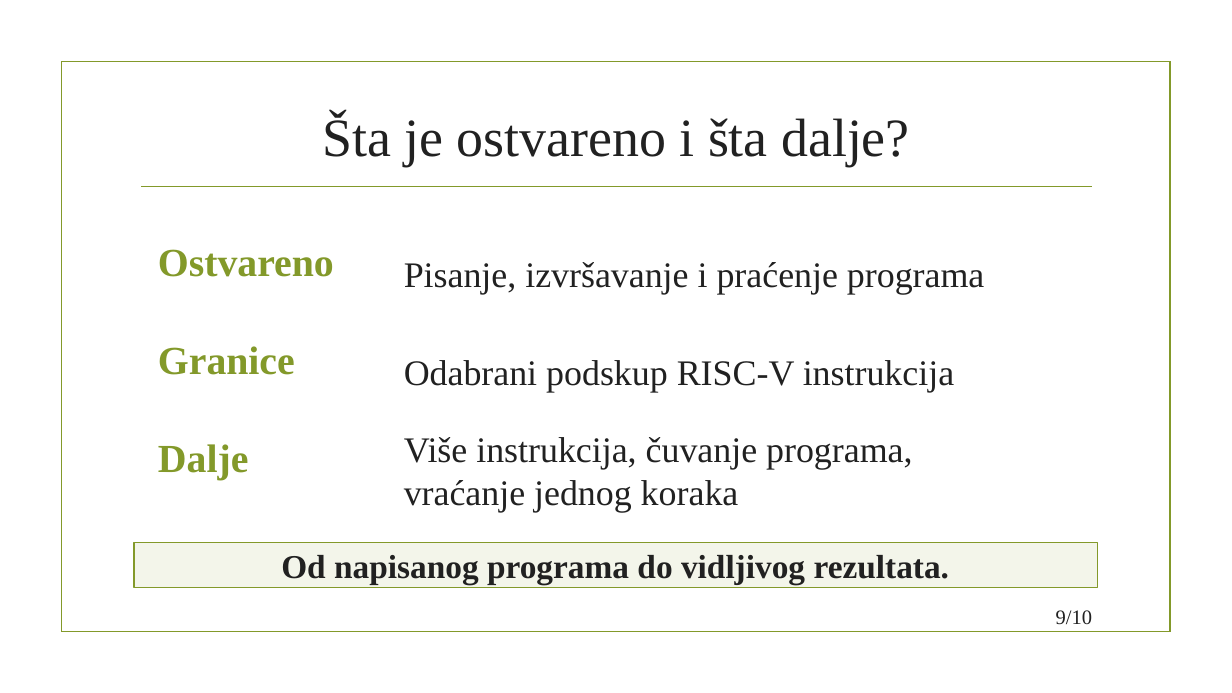
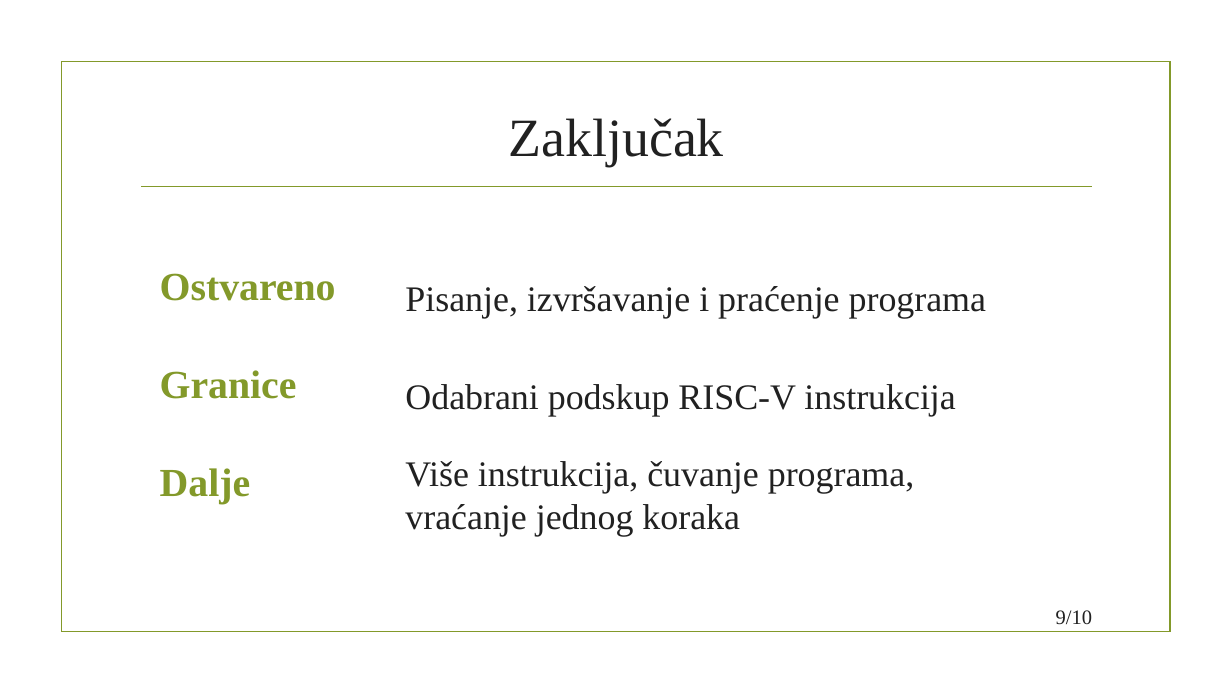
Before and after one commit to dunja-j/RiscV-debug-console, a slide deck: slide 9 of docs/prezentacija/Prezentacija-odbrana.pptx. Drawn at 1232x693 pixels with LibreOffice and Linux fonts; fonts in the diff are those of the drawing; background and template pictures are left out. Boxes give left, top, right and bottom in pixels: in the first picture for what was removed or moved away, otherwise in the second. Text is boxed around its words. In the diff, an @@ line names an element or a change of style, - is before the commit and + after.

```diff
--- a/docs/prezentacija/Prezentacija-odbrana.pptx
+++ b/docs/prezentacija/Prezentacija-odbrana.pptx
@@ text at (x1=509, y1=118, x2=724, y2=166): text changed @@
-Šta je ostvareno i šta dalje?
+Zaključak
@@ 6 texts moved together from (x1=158, y1=249, x2=984, y2=512) to (x1=160, y1=273, x2=986, y2=536) @@
@@ rectangle removed at (x1=134, y1=543, x2=1098, y2=588) @@
@@ text removed at (x1=281, y1=555, x2=950, y2=585) @@
-Od napisanog programa do vidljivog rezultata.
```
Also in this commit, not shown: 2 other slides changed.
